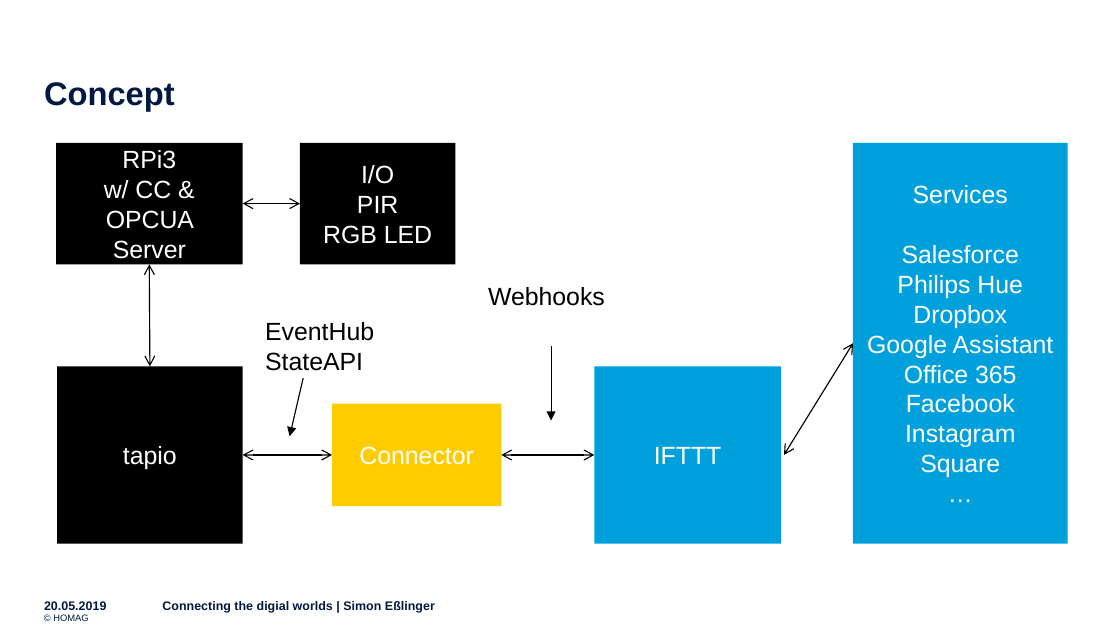
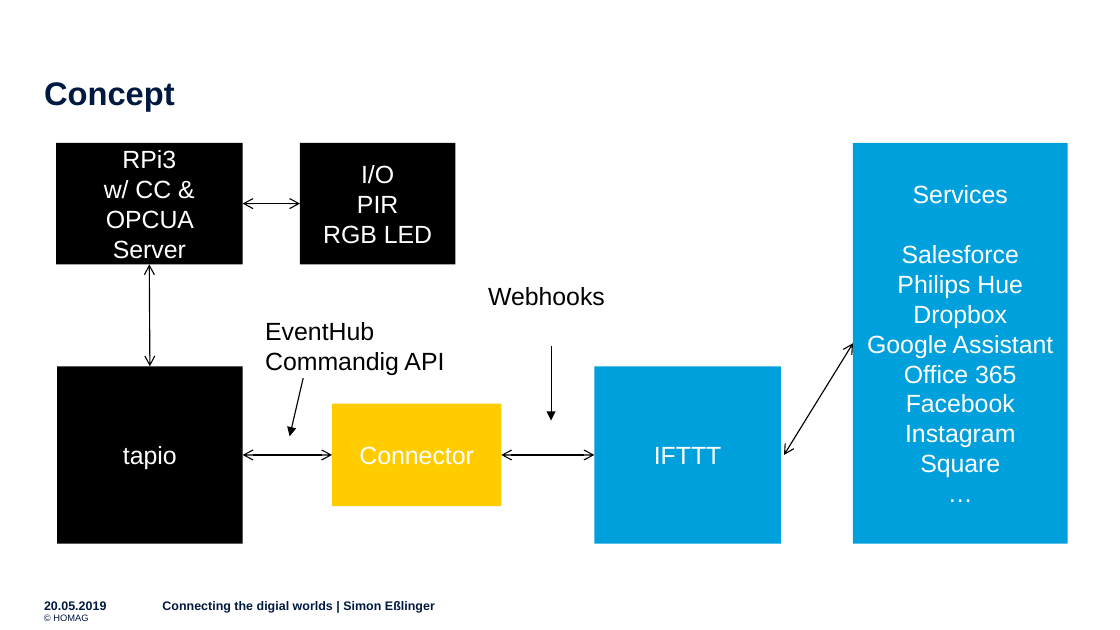
Before and after one commit to skyfrk/hackthewood-berlin-2019, a slide deck: slide 6 of original_plan/pitch.pptx. Drawn at 1120x630 pixels with LibreOffice and Linux fonts; fonts in the diff are those of the drawing; background and template pictures are left out. Boxes give left, top, right and bottom in pixels: in the first picture for what was removed or moved away, otherwise in the second. Text is boxed around its words. In the diff, an @@ line names an element or a change of style, - is before the commit and + after.

Commit message:
Fixed API name

```diff
--- a/original_plan/pitch.pptx
+++ b/original_plan/pitch.pptx
@@ text at [265, 322, 444, 375]: text changed @@
-EventHub StateAPI
+EventHub Commandig API
```
